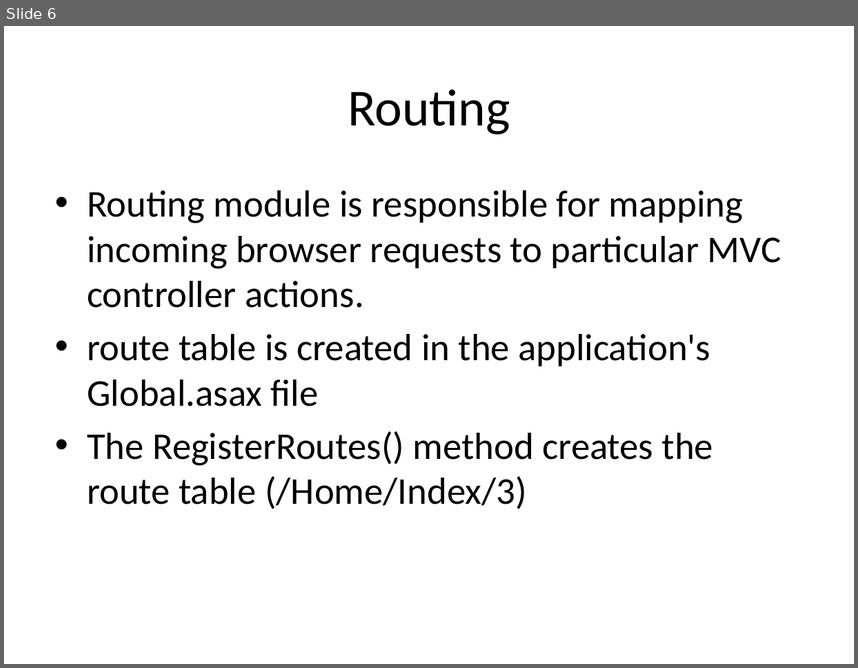
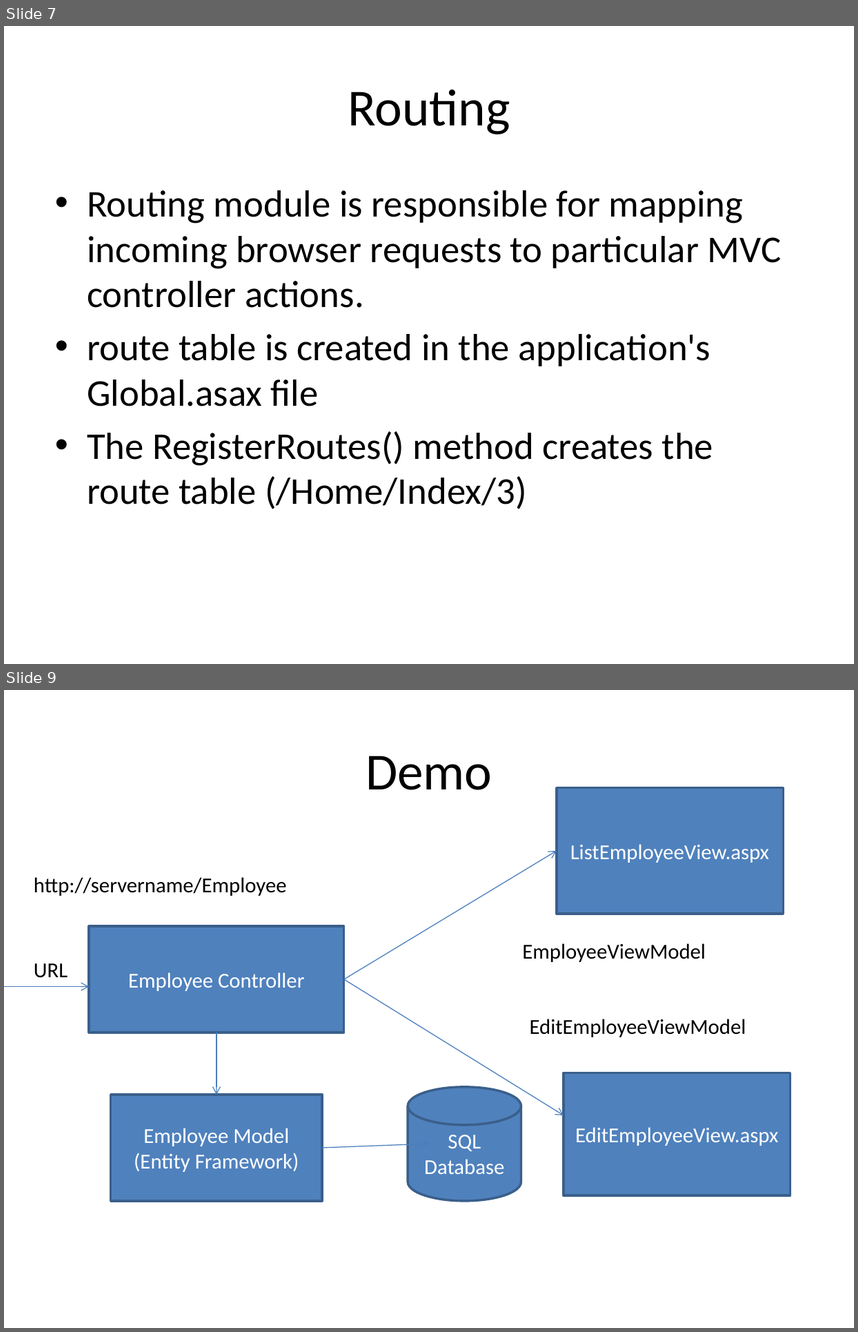
Before and after one commit to vikasl/Demo, a slide deck: MVC.pptx. Shown one above the other, each under a label of ours: slide 6 before the commit, slides 7 and 9 after it; the slides between them are not shown. The pictures are 858x668 and 858x1332 pixels, drawn with LibreOffice and Linux fonts; fonts in the diff are those of the drawing. Boxes give left, top, right and bottom in pixels: in the first picture for what was removed or moved away, otherwise in the second. Text is boxed around its words. In the diff, an @@ line names an element or a change of style, - is before the commit and + after.

Commit message:
made change to the ppt

```diff
--- a/MVC.pptx
+++ b/MVC.pptx
@@ slide 9 added at (4, 690, 854, 1328), background #FFFFFF @@
@@ title added at (366, 756, 492, 790), 44 pt, text #000000 @@
+Demo
@@ rectangle added at (557, 788, 784, 914), fill #4F81BD, outline #3A5F8C 2 pt, 18 pt, text #FFFFFF @@
+ListEmployeeView.aspx
@@ arrow added from (344, 979) to (557, 851), #4B7EBC 0.75 pt @@
@@ text added at (34, 877, 287, 896), 18 pt, text #000000 @@
+http://servername/Employee
@@ rectangle added at (89, 926, 344, 1032), fill #4F81BD, outline #3A5F8C 2 pt, 18 pt, text #FFFFFF @@
+Employee Controller
@@ text added at (522, 943, 706, 962), 18 pt, text #000000 @@
+EmployeeViewModel
@@ text added at (34, 963, 67, 978), 18 pt, text #000000 @@
+URL
@@ arrow added from (344, 979) to (564, 1115), #4B7EBC 0.75 pt @@
@@ arrow added from (4, 987) to (89, 987), #4B7EBC 0.75 pt @@
@@ text added at (530, 1018, 746, 1037), 18 pt, text #000000 @@
+EditEmployeeViewModel
@@ arrow added from (217, 1032) to (217, 1094), #4B7EBC 0.75 pt @@
@@ rectangle added at (564, 1072, 791, 1195), fill #4F81BD, outline #3A5F8C 2 pt, 18 pt, text #FFFFFF @@
+EditEmployeeView.aspx
@@ rectangle added at (111, 1094, 323, 1201), fill #4F81BD, outline #3A5F8C 2 pt, 18 pt, text #FFFFFF @@
+Employee Model
+(Entity Framework)
@@ cylinder added at (408, 1087, 521, 1201), fill #4F81BD, outline #3A5F8C 2 pt, 18 pt, text #FFFFFF @@
+SQL Database
@@ arrow added from (322, 1147) to (430, 1143), #4B7EBC 0.75 pt @@
@@ what was slide 6 is now slide 7 @@
```
Also in this commit, not shown: 3 other slides added, 1 slide removed, 34 other files.
